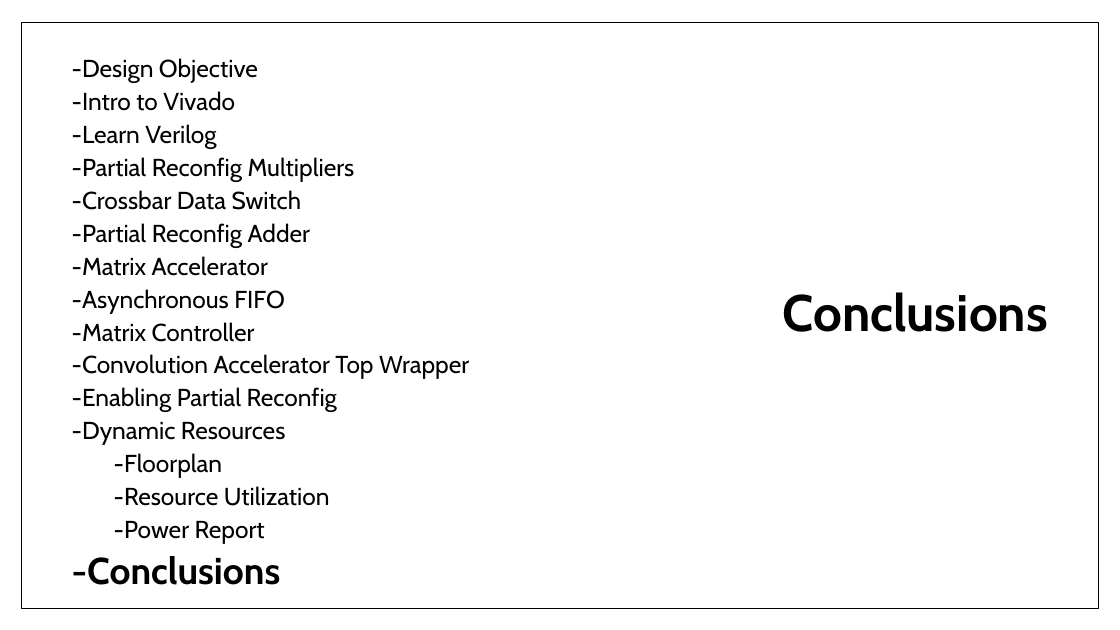
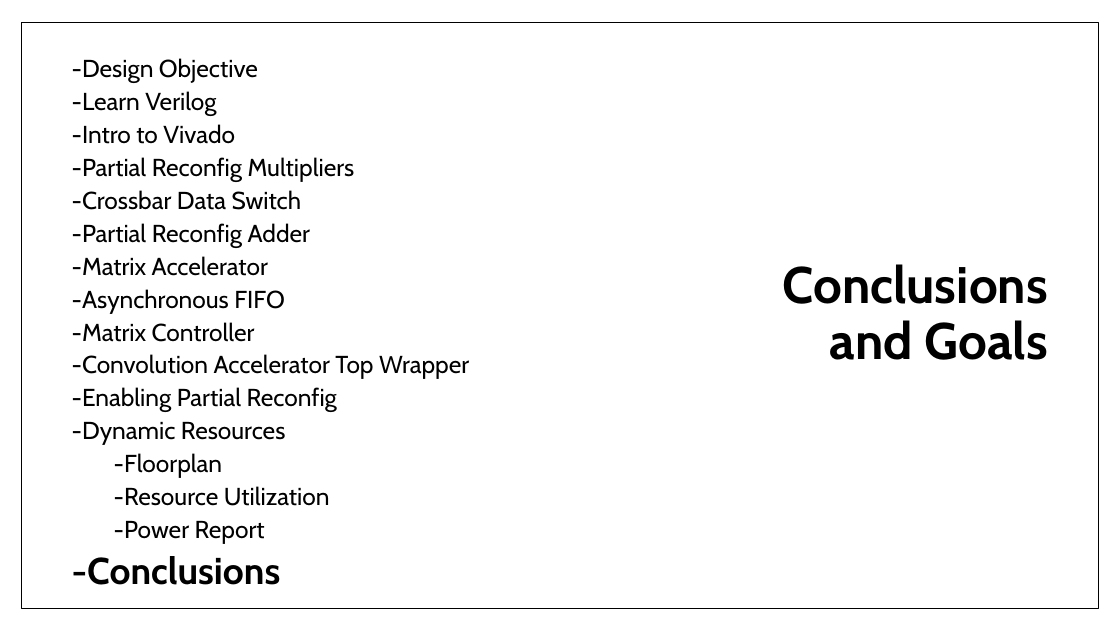
Before and after one commit to monkeyboyfr3sh/ReconHardware, a slide deck: slide 41 of Documents/Presentations/Presentation1.pptx. Drawn at 1120x630 pixels with LibreOffice and Linux fonts; fonts in the diff are those of the drawing. Boxes give left, top, right and bottom in pixels: in the first picture for what was removed or moved away, otherwise in the second. Text is boxed around its words. In the diff, an @@ line names an element or a change of style, - is before the commit and + after.

```diff
--- a/Documents/Presentations/Presentation1.pptx
+++ b/Documents/Presentations/Presentation1.pptx
@@ text at [72, 91, 216, 116]: paragraph added @@
+-Learn Verilog
@@ text at [72, 124, 216, 149]: paragraph removed @@
--Learn Verilog
@@ title at [782, 264, 1048, 360]: text changed @@
-Conclusions
+Conclusions
+and Goals
```
Also in this commit, not shown: 27 other slides changed.
